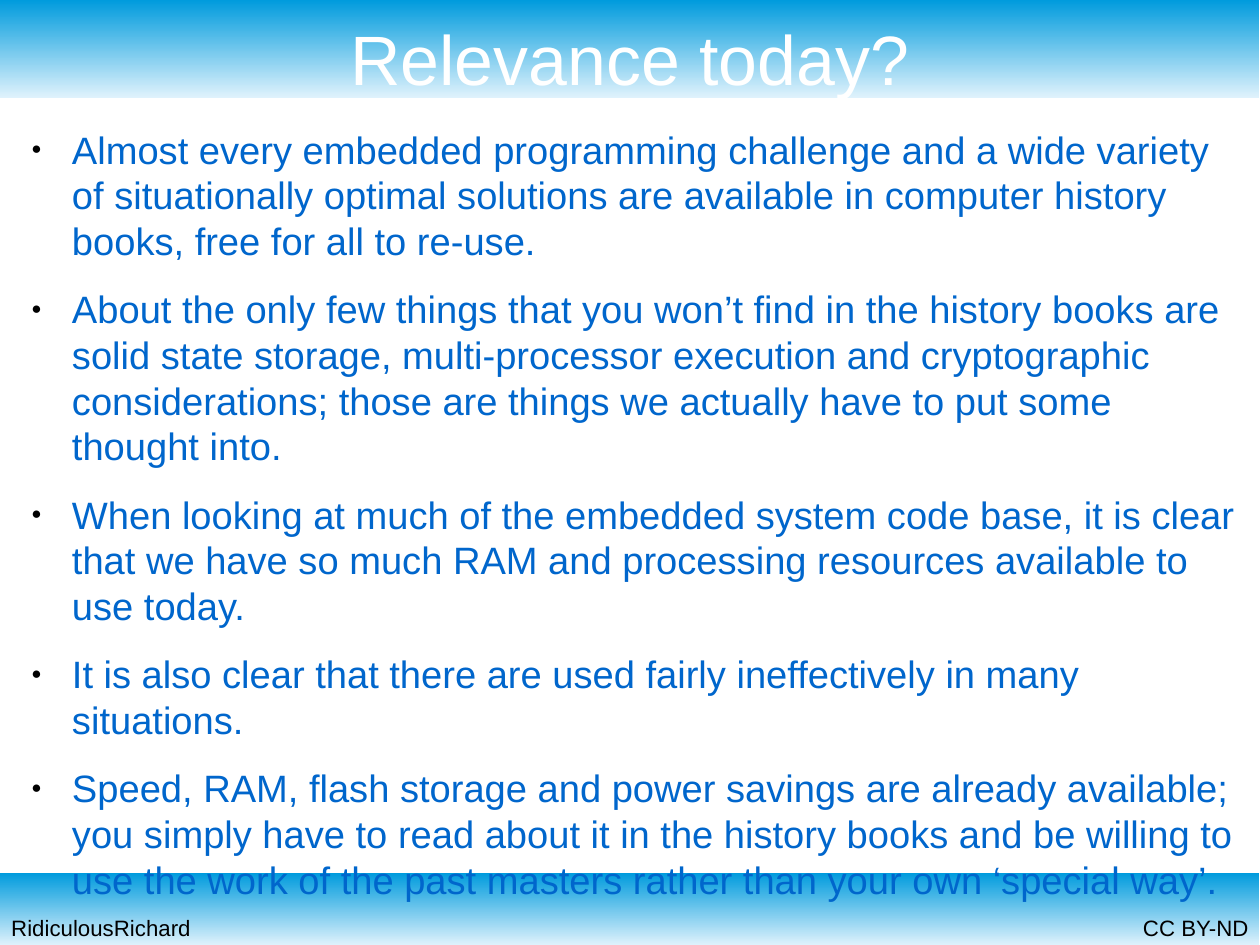
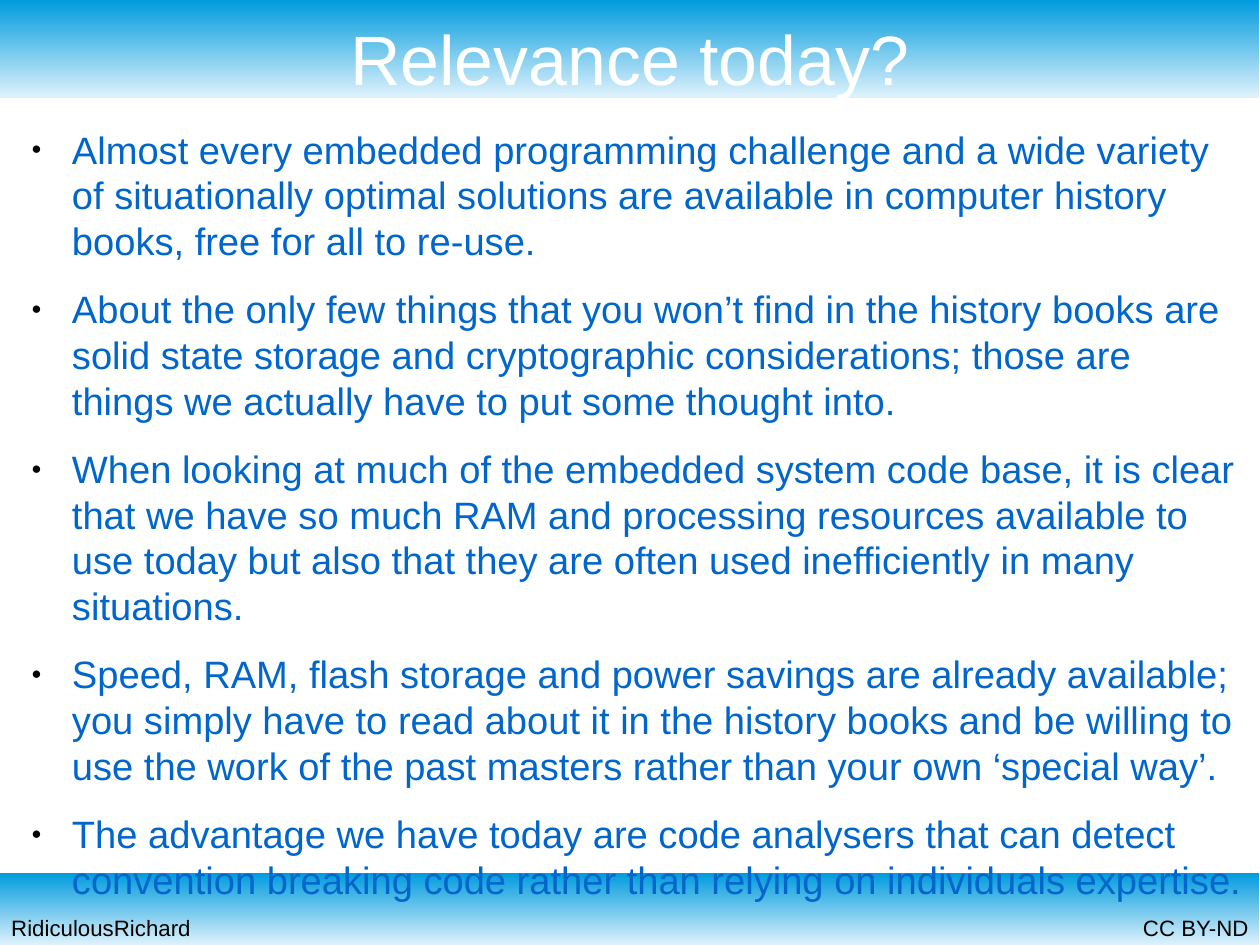
Before and after one commit to RidiculousRichard/presentations, a slide deck: slide 13 of Retro OS.odp. Drawn at 1260x945 pixels with LibreOffice and Linux fonts; fonts in the diff are those of the drawing. Boxes give left, top, right and bottom in pixels: in the first picture for what was removed or moved away, otherwise in the second. Text is boxed around its words. In the diff, an @@ line names an element or a change of style, - is before the commit and + after.

Commit message:
Minor tweaks.

```diff
--- a/Retro OS.odp
+++ b/Retro OS.odp
@@ text at (72,295,1235,621): text changed @@
-● About the only few things that you won’t find in the history books are solid state storage, multi-processor execution and cryptographic considerations; those are things we actually have to put some thought into.
-● When looking at much of the embedded system code base, it is clear that we have so much RAM and processing resources available to use today.
-● It is also clear that there are used fairly ineffectively in many situations.
+● About the only few things that you won’t find in the history books are solid state storage and cryptographic considerations; those are things we actually have to put some thought into.
+● When looking at much of the embedded system code base, it is clear that we have so much RAM and processing resources available to use today but also that they are often used inefficiently in many situations.
@@ text at (72,820,1175,856): paragraph added @@
+● The advantage we have today are code analysers that can detect convention breaking code rather than relying on individuals expertise.
```
Also in this commit, not shown: 4 other slides changed.
